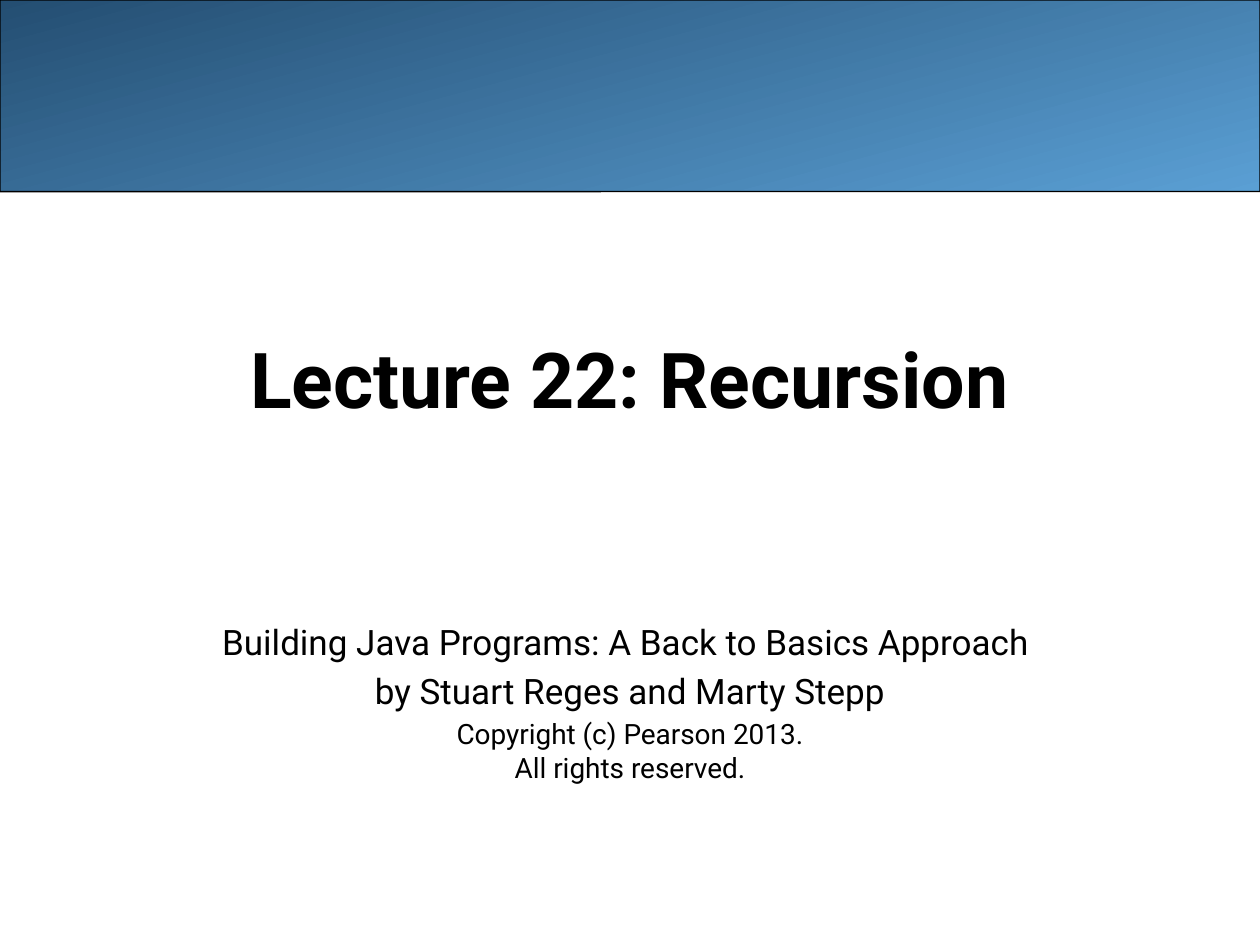
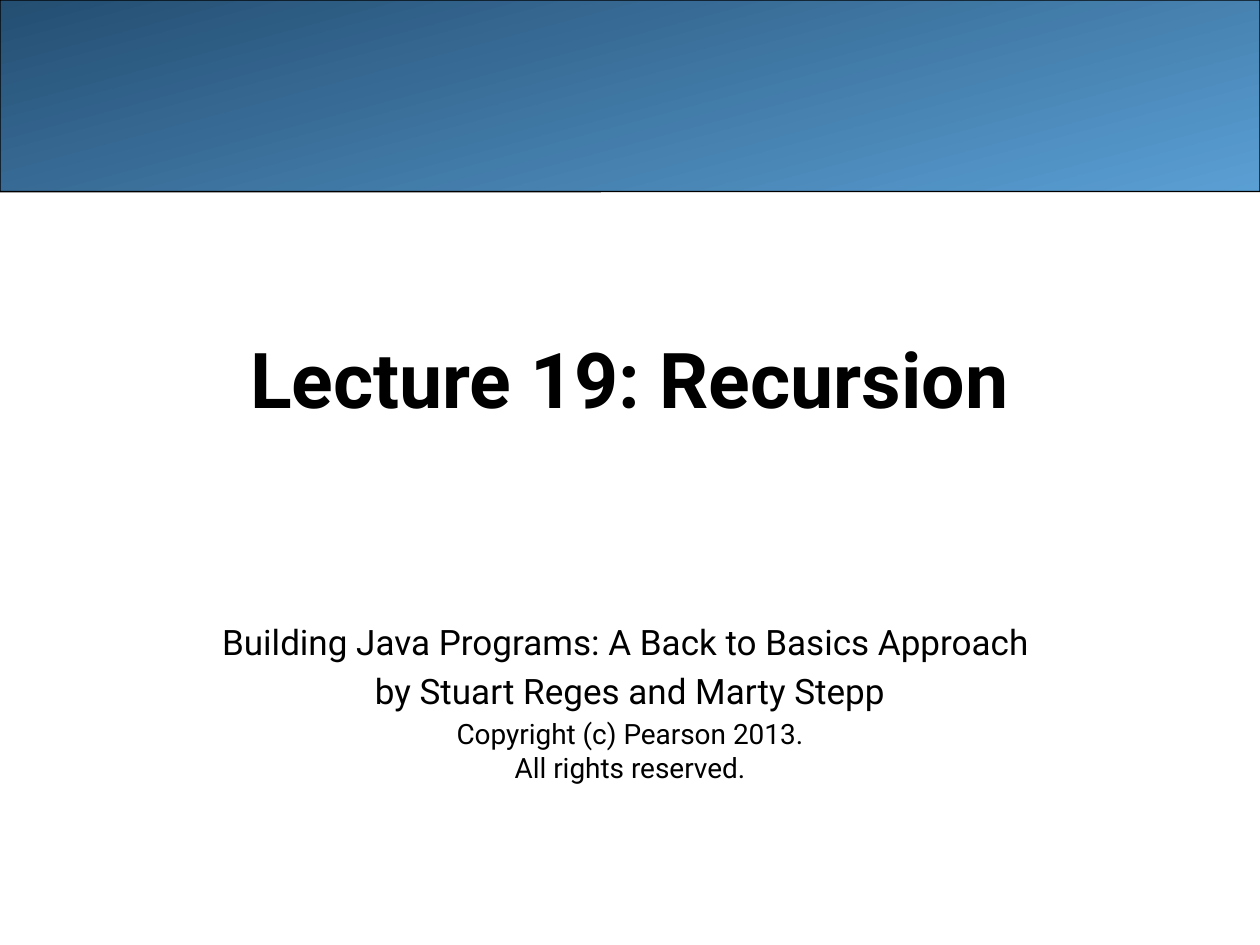
Before and after one commit to LongBaoNguyen/longbaonguyen.github.io, a slide deck: slide 1 of courses/apcsa/lecture19.pptx. Drawn at 1260x945 pixels with LibreOffice and Linux fonts; fonts in the diff are those of the drawing. Boxes give left, top, right and bottom in pixels: in the first picture for what was removed or moved away, otherwise in the second. Text is boxed around its words. In the diff, an @@ line names an element or a change of style, - is before the commit and + after.

```diff
--- a/courses/apcsa/lecture19.pptx
+++ b/courses/apcsa/lecture19.pptx
@@ title at (x1=250, y1=351, x2=1009, y2=409): text changed @@
-Lecture 22: Recursion
+Lecture 19: Recursion
```
Also in this commit, not shown: 1 slide removed, 10 other files.
